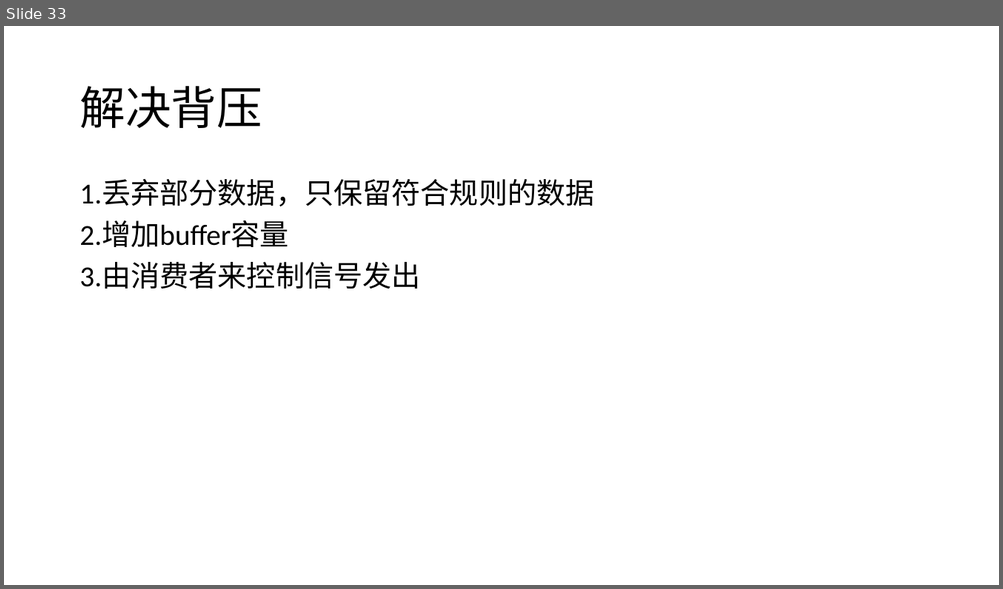
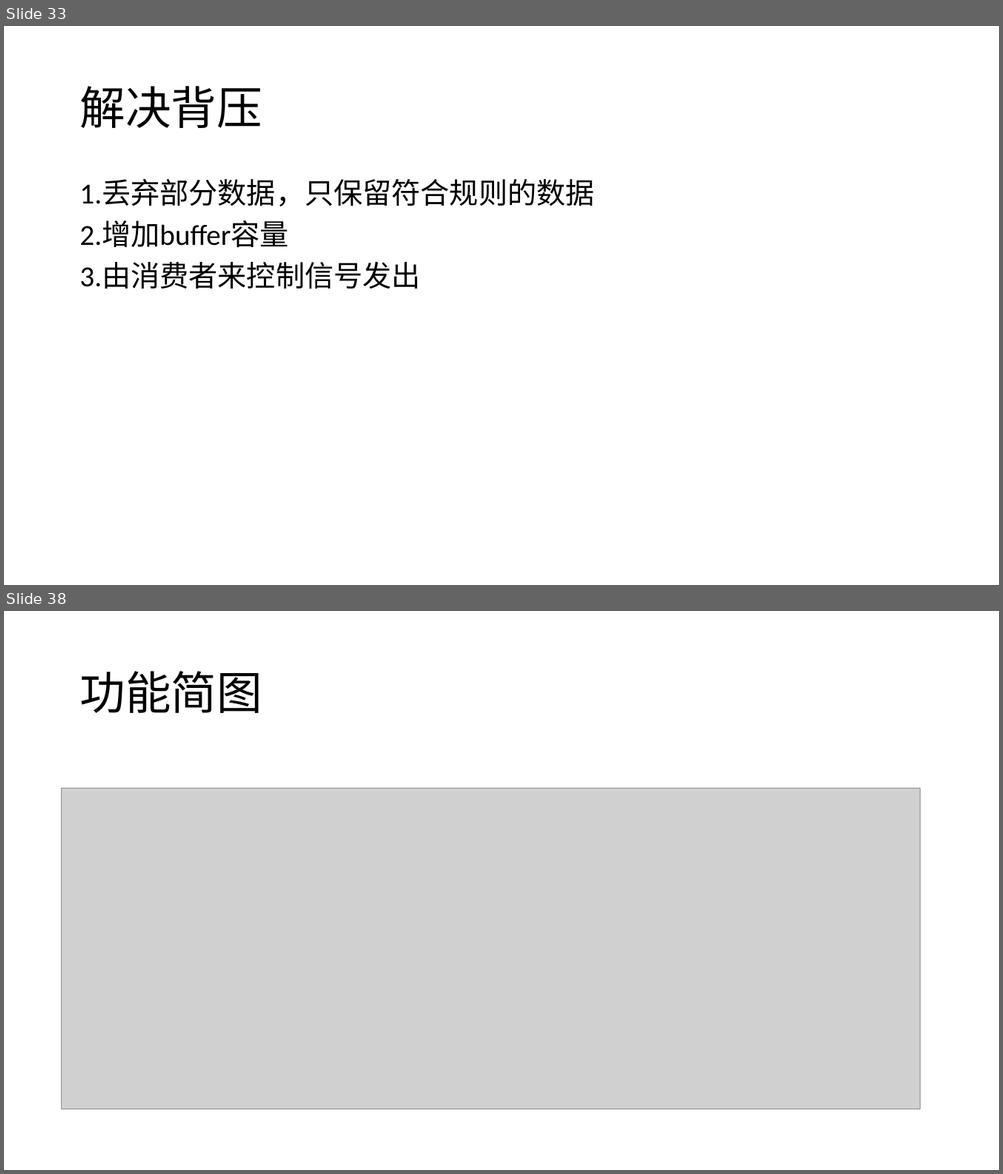
Before and after one commit to CyrusCeasar/rxjava_demo, a slide deck: res/rxJava.pptx. Shown one above the other, each under a label of ours: slide 33 before the commit, slides 33 and 38 after it; the slides between them are not shown. The pictures are 1003x589 and 1003x1174 pixels, drawn with LibreOffice and Linux fonts; fonts in the diff are those of the drawing; grey boxes stand for pictures. Boxes give left, top, right and bottom in pixels: in the first picture for what was removed or moved away, otherwise in the second. Text is boxed around its words. In the diff, an @@ line names an element or a change of style, - is before the commit and + after.

```diff
--- a/res/rxJava.pptx
+++ b/res/rxJava.pptx
@@ slide 38 added at (4, 611, 999, 1170), background #FFFFFF @@
@@ title added at (79, 671, 262, 713), 44 pt, text #000000 @@
+功能简图
@@ picture added at (62, 789, 919, 1110) @@
```
Also in this commit, not shown: 5 other slides added.
